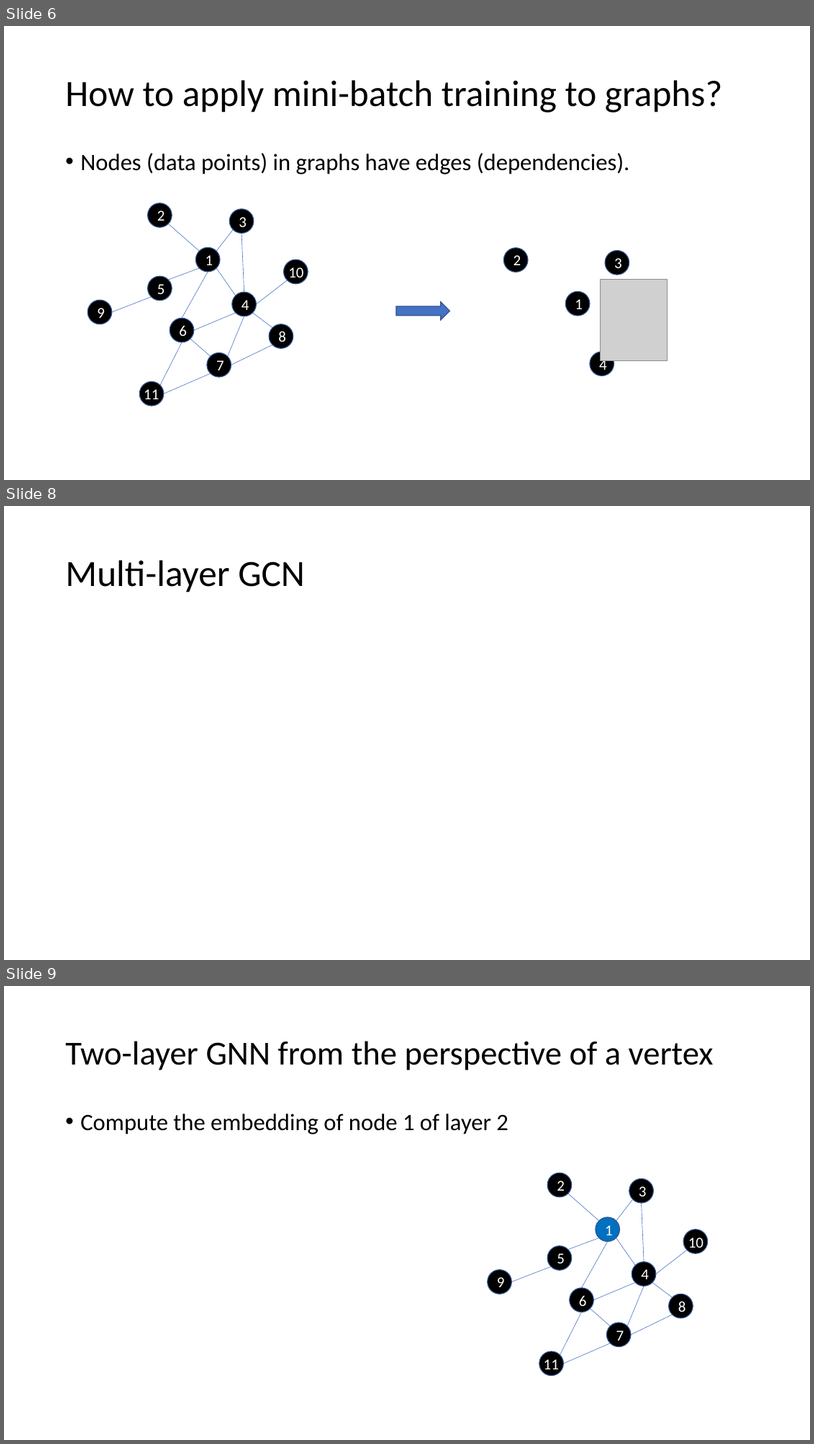
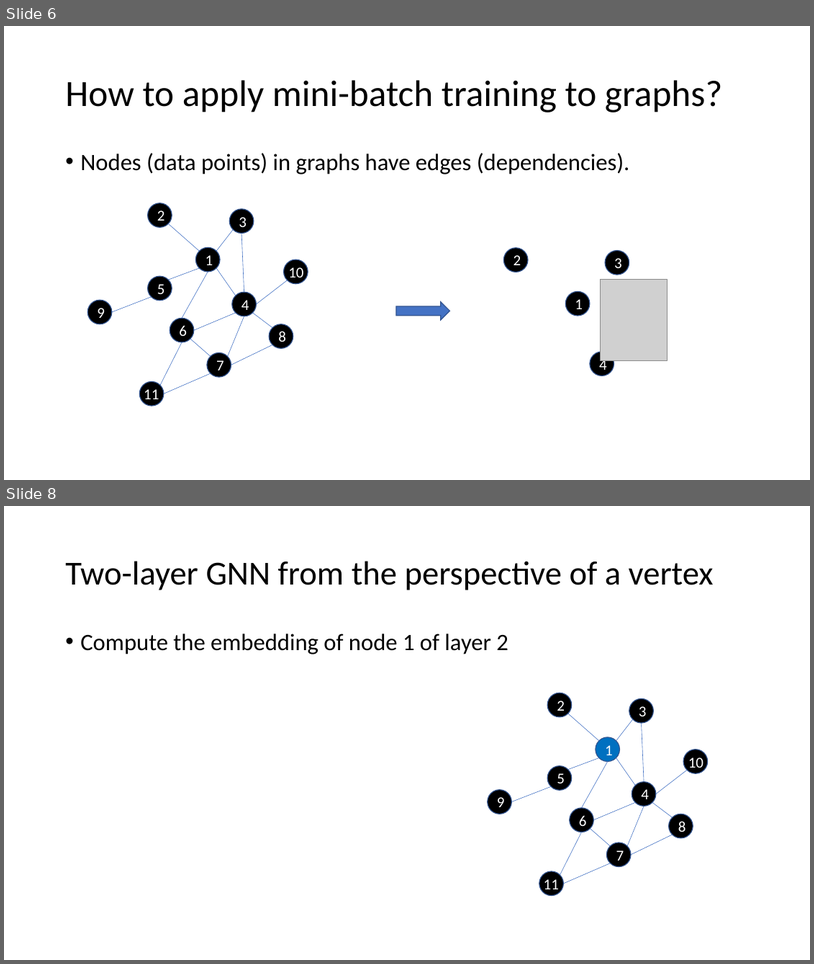
Before and after one commit to dglai/WWW20-Hands-on-Tutorial, a slide deck: large_graphs/sampling.pptx. Shown one above the other, each under a label of ours: slides 6, 8 and 9 before the commit, slides 6 and 8 after it; the slides between them are not shown. The pictures are 814x1444 and 814x964 pixels, drawn with LibreOffice and Linux fonts; fonts in the diff are those of the drawing; grey boxes stand for pictures. Boxes give left, top, right and bottom in pixels: in the first picture for what was removed or moved away, otherwise in the second. Text is boxed around its words. In the diff, an @@ line names an element or a change of style, - is before the commit and + after.

```diff
--- a/large_graphs/sampling.pptx
+++ b/large_graphs/sampling.pptx
@@ slide 8 removed at [4, 506, 810, 960], background #FFFFFF @@
@@ title removed at [65, 560, 305, 592] @@
-Multi-layer GCN
@@ what was slide 9 is now slide 8 @@
```
Also in this commit, not shown: 5 slides changed, 1 slide added.
